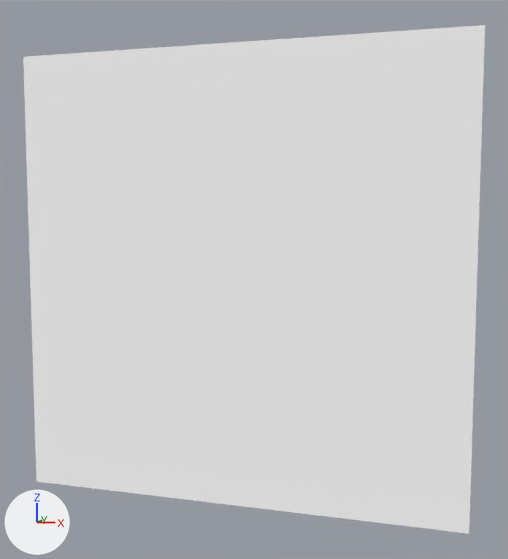
Before and after pictures for a commit that changed the Blender file data/assets/lighting/sun_halo.blend.
The view is the same before and after, from a 50 mm camera at (0.92, -2.88, 0.31) aimed at (0.09, 0.03, 0.01). Arrows for +X, +Y and +Z are at lower left; the lights stay in place.

In view in the first picture: 'sun_halo'.
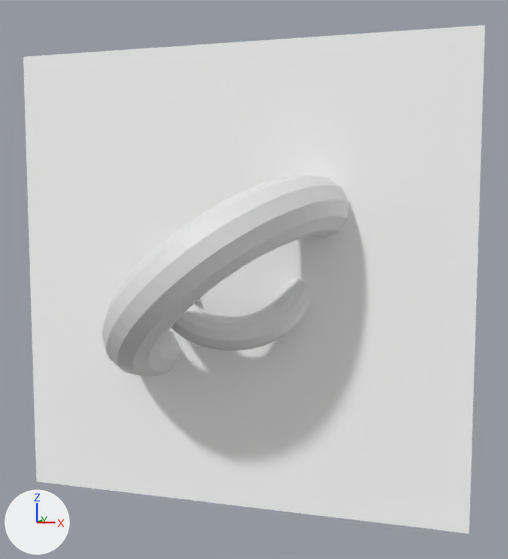
The change in detail:
Mesh me_torus is new.
It is a torus around z (ring radius 1.0, tube radius 0.25) spanning x -1.25..1.25, y -1.25..1.25, z -0.25..0.25.
Object 'Torus' (ob_torus) is new; it shows me_torus.
Its location is (0.0, 0.0, 0.0).
Its rotation in degrees is (43, 10, 5.1).
Its scale is (0.277, 0.277, 0.277).
Object 'Torus.001' (ob_torus_001) is new; it shows a copy of me_torus.
Its location is (0.0, 0.0, 0.0).
Its rotation in degrees is (11, -40, -34).
Its scale is (0.49, 0.49, 0.49).

Boxes [x1, y1, x2, y2] around the edits, measured in the pictures (508 x 559 px):
'Torus.001', added: after [102, 175, 349, 376]
'Torus', added: after [171, 278, 310, 351]
